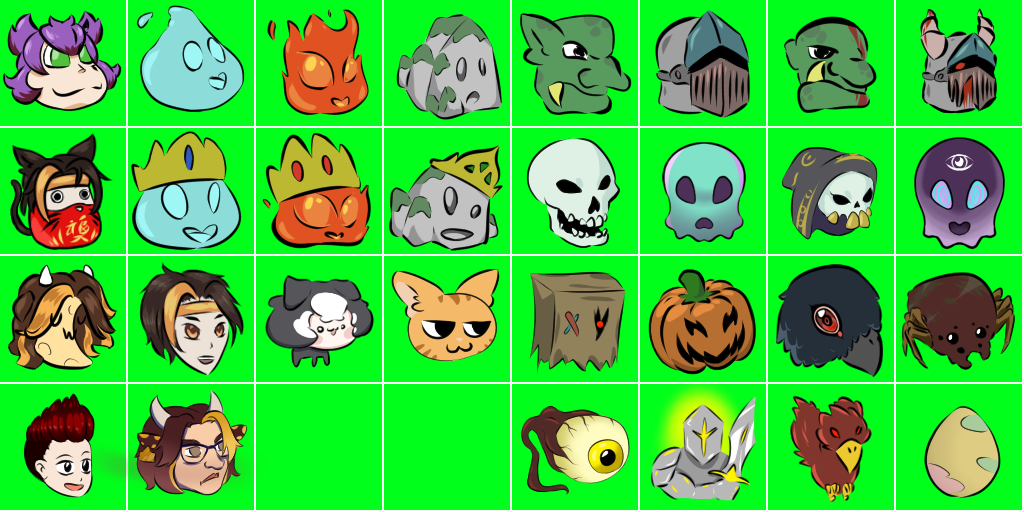
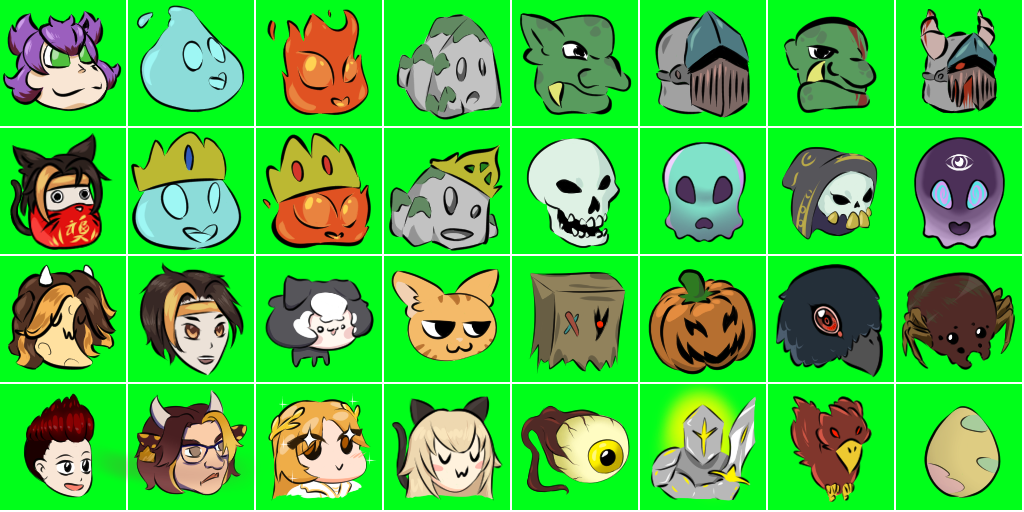
Revision of a layered 1024 x 512 image; what changed, layer by layer:
painted on "Calque de dessin 5 Fusionnés" over (x1=268, y1=393, x2=503, y2=501)
